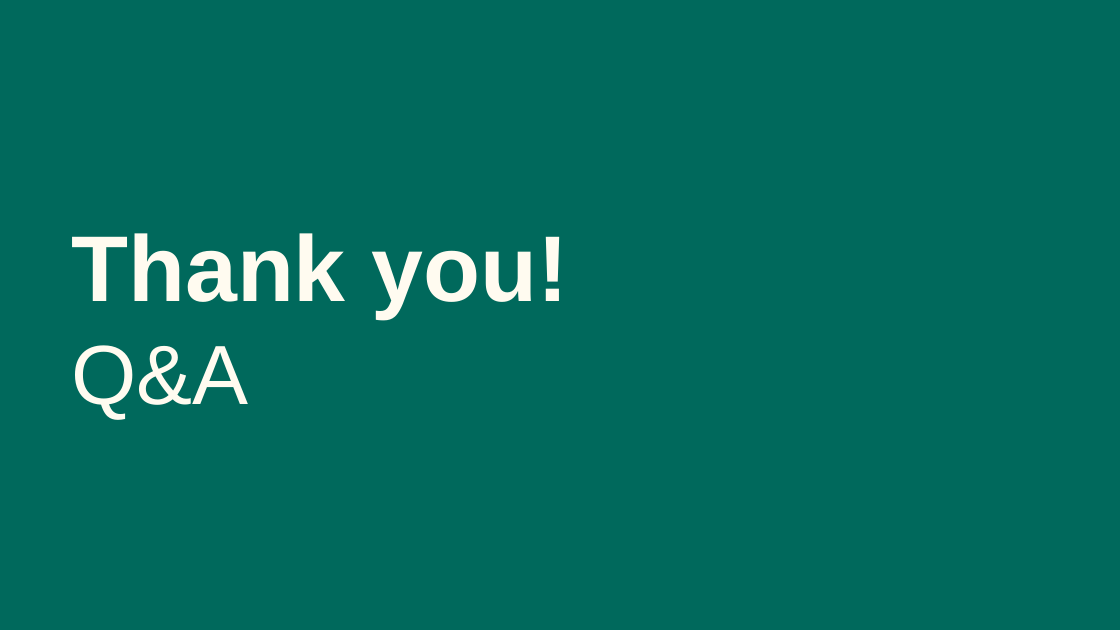
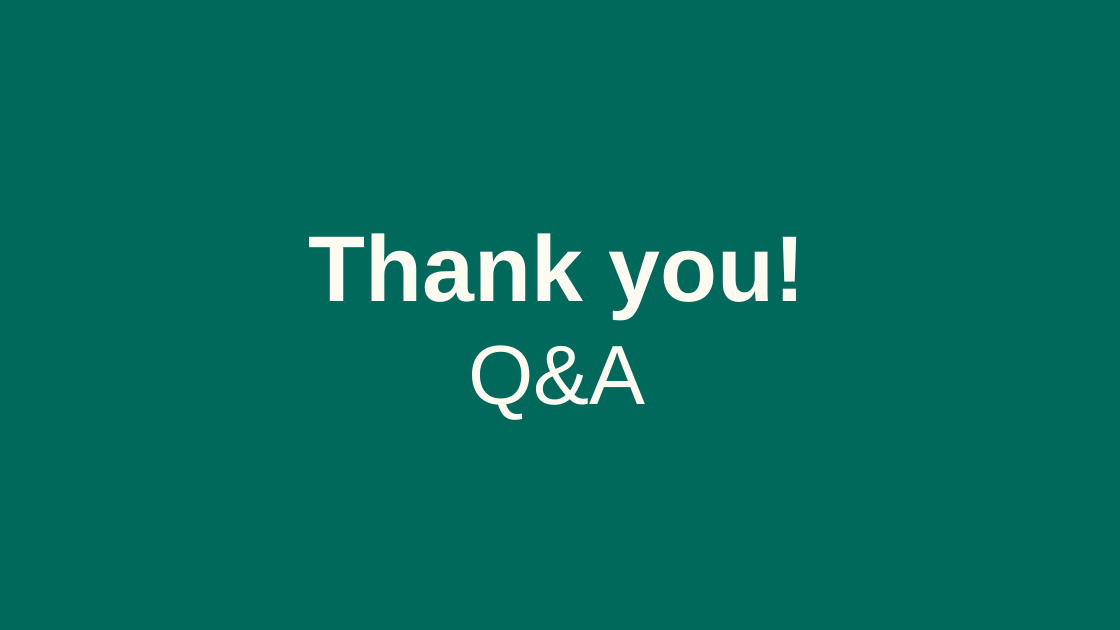
Before and after one commit to lameo/IS203_Project, a slide deck: slide 32 of presentations/SE_ Final Presentation.pptx. Drawn at 1120x630 pixels with LibreOffice and Linux fonts; fonts in the diff are those of the drawing. Boxes give left, top, right and bottom in pixels: in the first picture for what was removed or moved away, otherwise in the second. Text is boxed around its words. In the diff, an @@ line names an element or a change of style, - is before the commit and + after.

```diff
--- a/presentations/SE_ Final Presentation.pptx
+++ b/presentations/SE_ Final Presentation.pptx
@@ title "Thank you!" at [308,233,806,420]: alignment left to centre @@
```
Also in this commit, not shown: 16 other slides changed.
